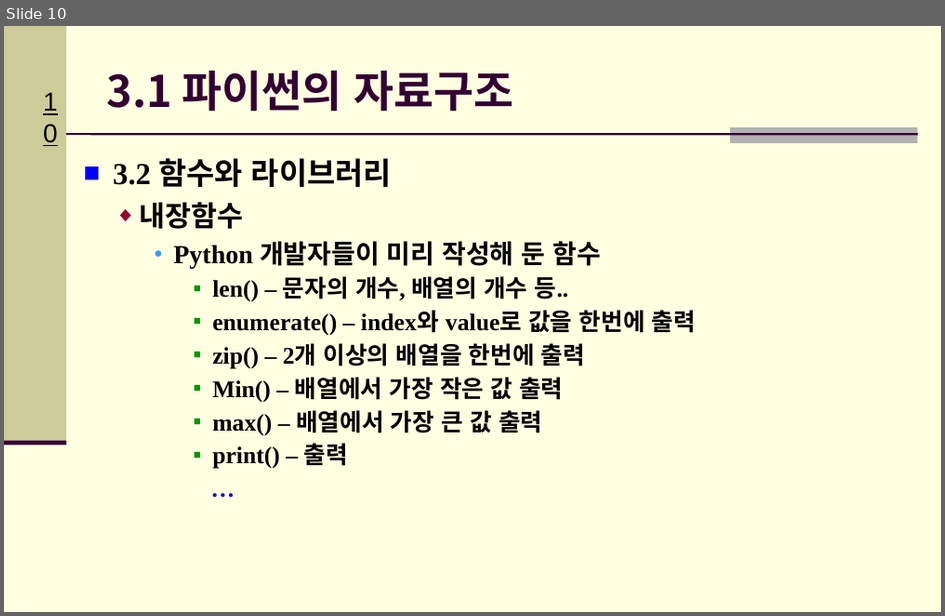
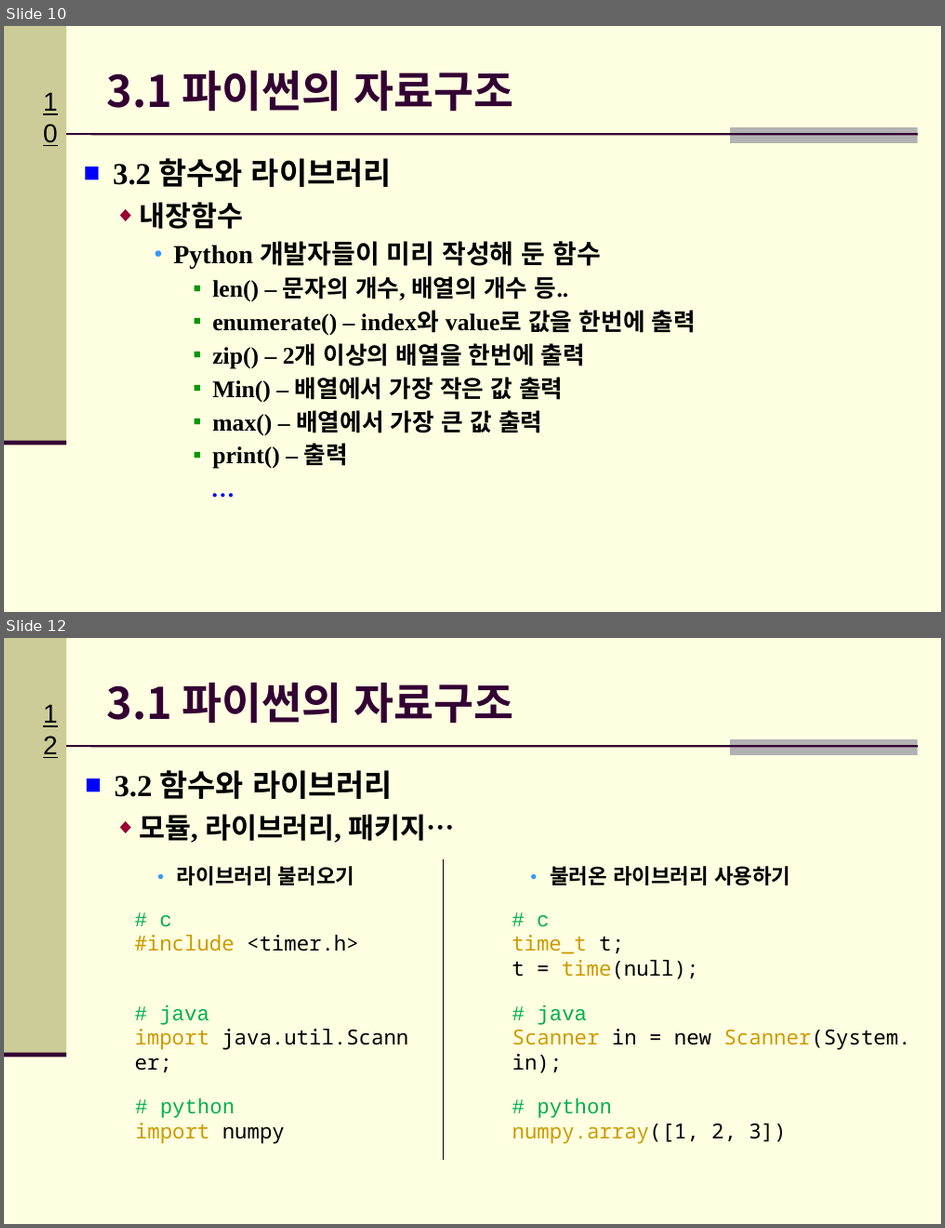
Before and after one commit to Hitbee-dev/OpenCV-Python, a slide deck: 2022-09-20/documents/CH_03_파이썬 기초_실습2.pptx. Shown one above the other, each under a label of ours: slide 10 before the commit, slides 10 and 12 after it; the slides between them are not shown. The pictures are 945x616 and 945x1228 pixels, drawn with LibreOffice and Linux fonts; fonts in the diff are those of the drawing; background and template pictures are left out. Boxes give left, top, right and bottom in pixels: in the first picture for what was removed or moved away, otherwise in the second. Text is boxed around its words. In the diff, an @@ line names an element or a change of style, - is before the commit and + after.

```diff
--- a/2022-09-20/documents/CH_03_파이썬 기초_실습2.pptx
+++ b/2022-09-20/documents/CH_03_파이썬 기초_실습2.pptx
@@ slide 12 added at (4, 638, 941, 1224), background #FFFFE1; not listed: 5 template elements that a slide beside it also shows @@
@@ title added at (107, 682, 515, 724), 33.3 pt, text #330033, bold @@
+3.1 파이썬의 자료구조
@@ text added at (115, 770, 393, 799), 23.3 pt, text #000000, bold @@
+■ 3.2 함수와 라이브러리
@@ text added at (140, 814, 455, 843), 21.7 pt, text #000000, bold @@
+  ◆ 모듈, 라이브러리, 패키지…
@@ line added from (444, 859) to (444, 1160), #000000 1 pt @@
@@ text added at (177, 866, 355, 885), 16 pt, text #000000, bold @@
+    ● 라이브러리 불러오기
@@ text added at (550, 866, 791, 885), 16 pt, text #000000, bold @@
+    ● 불러온 라이브러리 사용하기
@@ text added at (135, 915, 359, 951), 16 pt, text #000000 @@
+# c
+#include <timer.h>
@@ text added at (512, 915, 699, 979), 16 pt, text #000000 @@
+# c
+time_t t;
+t = time(null);
@@ text added at (135, 1004, 600, 1050), 16 pt, text #000000 @@
+# java
+import java.util.Scanner;
@@ text added at (513, 1004, 912, 1073), 16 pt, text #000000 @@
+# java
+Scanner in = new Scanner(System.in);
@@ text added at (135, 1098, 285, 1143), 16 pt, text #00B050 @@
+# python
+import numpy
@@ text added at (513, 1098, 786, 1143), 16 pt, text #CC9B00 @@
+# python
+numpy.array([1, 2, 3])
```
Also in this commit, not shown: 4 slides changed, 2 other slides added.
